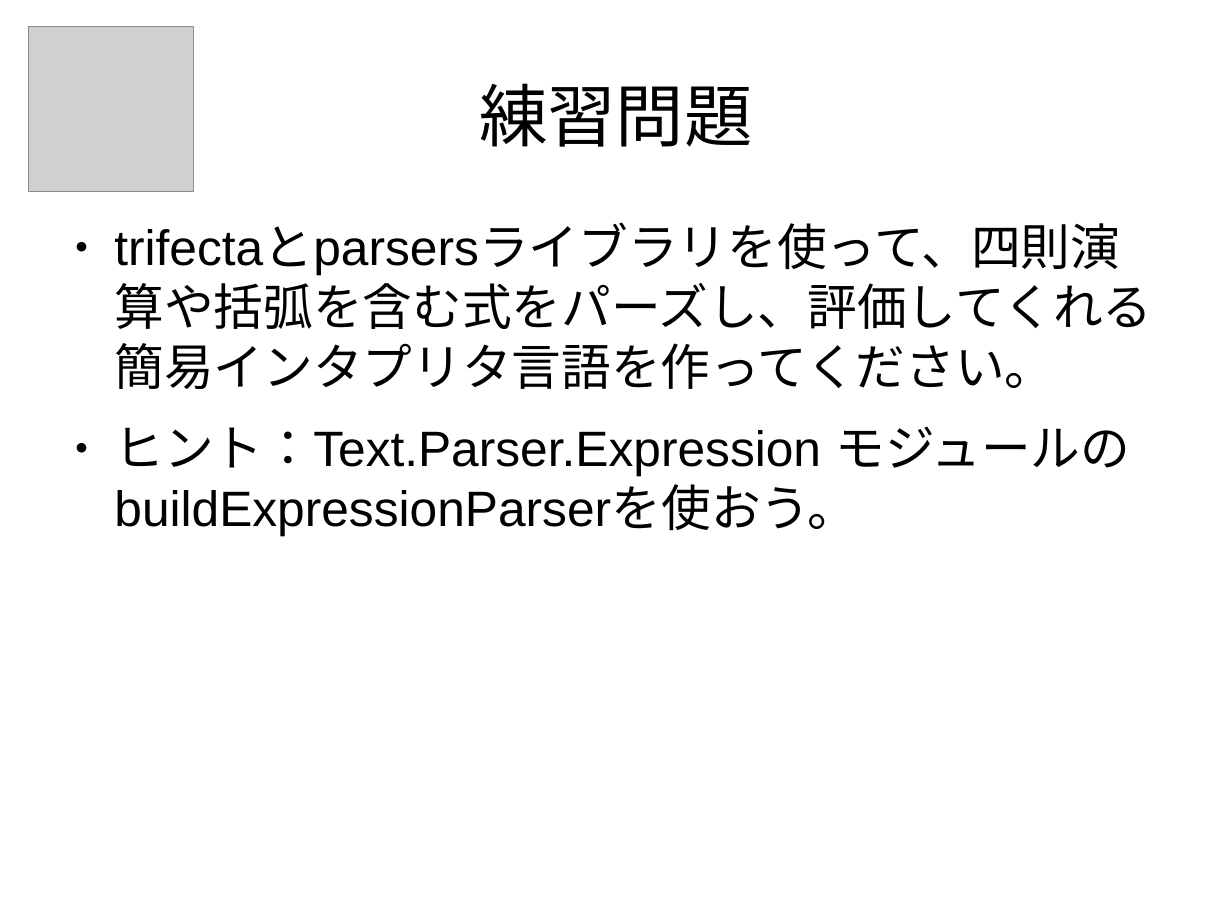
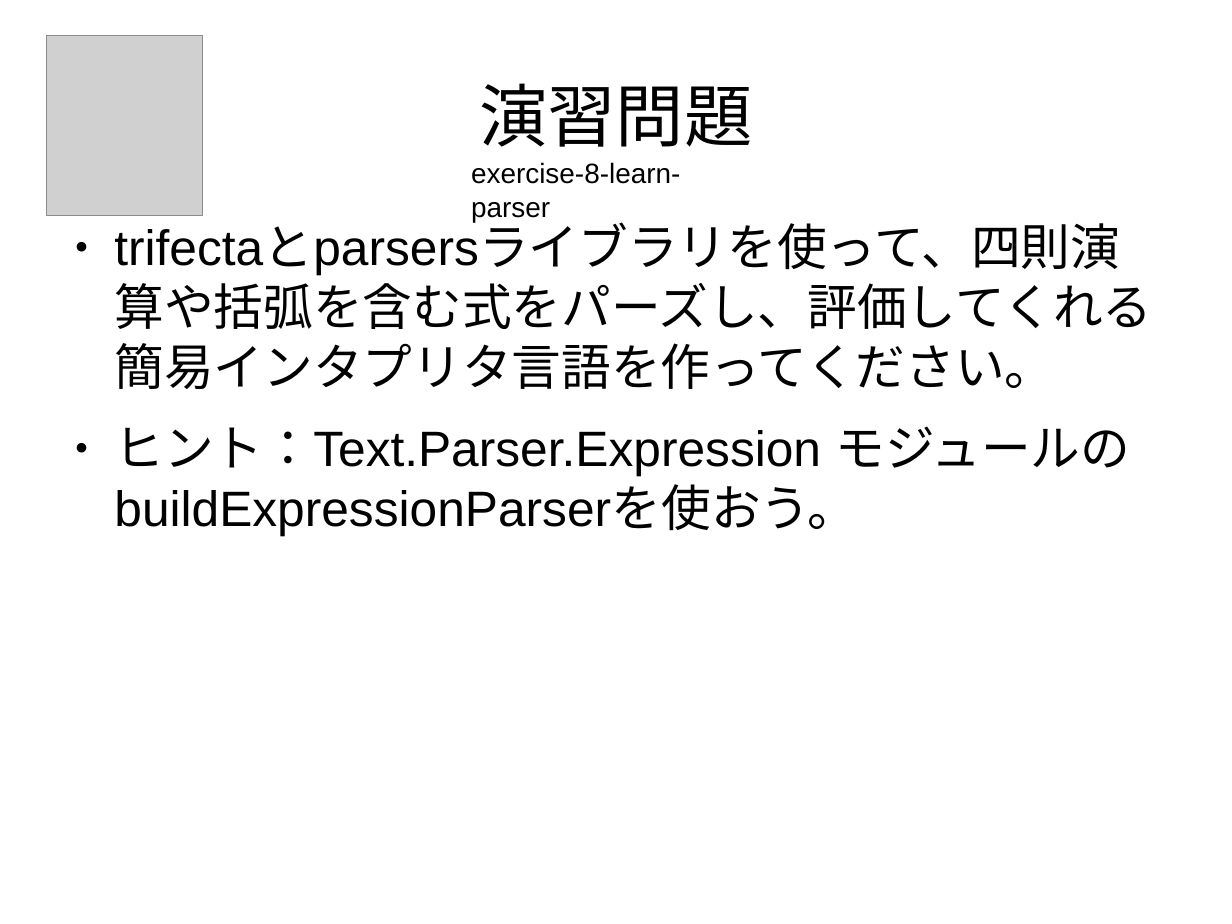
Before and after one commit to nushio3/learn-haskell, a slide deck: slide 87 of Tsukuba-2016.odp. Drawn at 1232x924 pixels with LibreOffice and Linux fonts; fonts in the diff are those of the drawing; grey boxes stand for pictures. Boxes give left, top, right and bottom in pixels: in the first picture for what was removed or moved away, otherwise in the second. Text is boxed around its words. In the diff, an @@ line names an element or a change of style, - is before the commit and + after.

```diff
--- a/Tsukuba-2016.odp
+++ b/Tsukuba-2016.odp
@@ picture: place and size @@
-picture at <box>29,27,193,191</box>
+picture at <box>46,35,202,216</box>
@@ title at <box>479,83,752,147</box>: text changed @@
-練習問題
+演習問題
@@ text added at <box>471,162,680,222</box>, 18 pt, text #000000 @@
+exercise-8-learn-parser
```
Also in this commit, not shown: 7 other slides changed, 2 other files.
